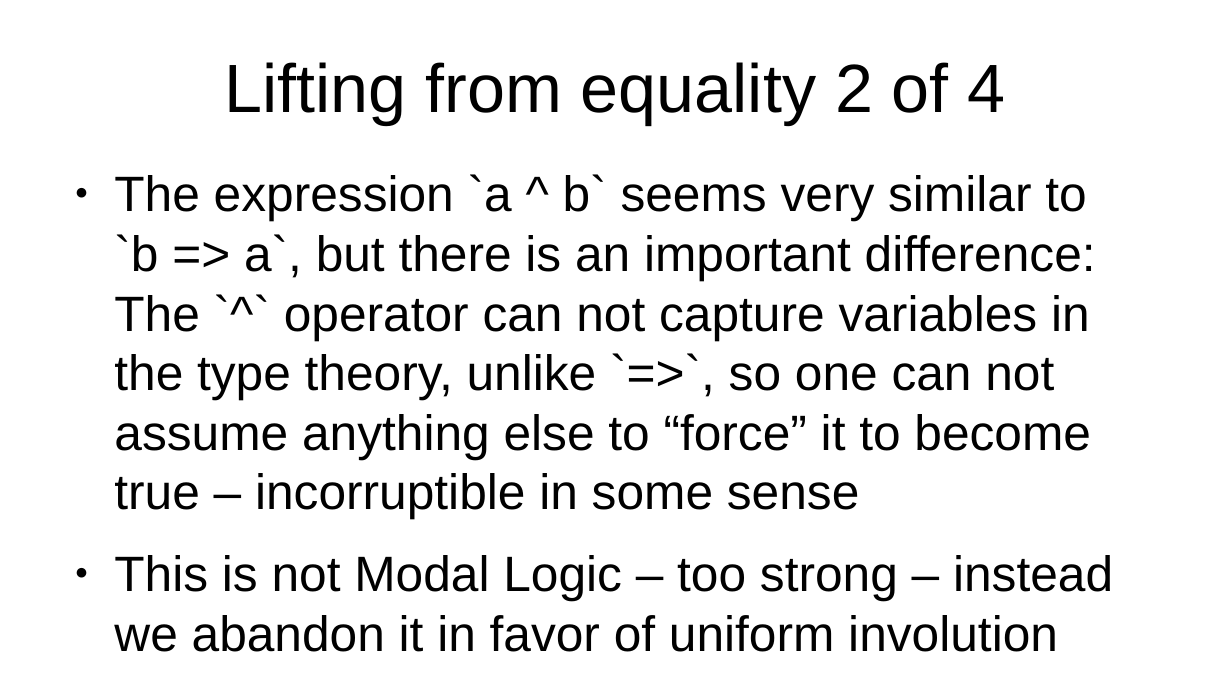
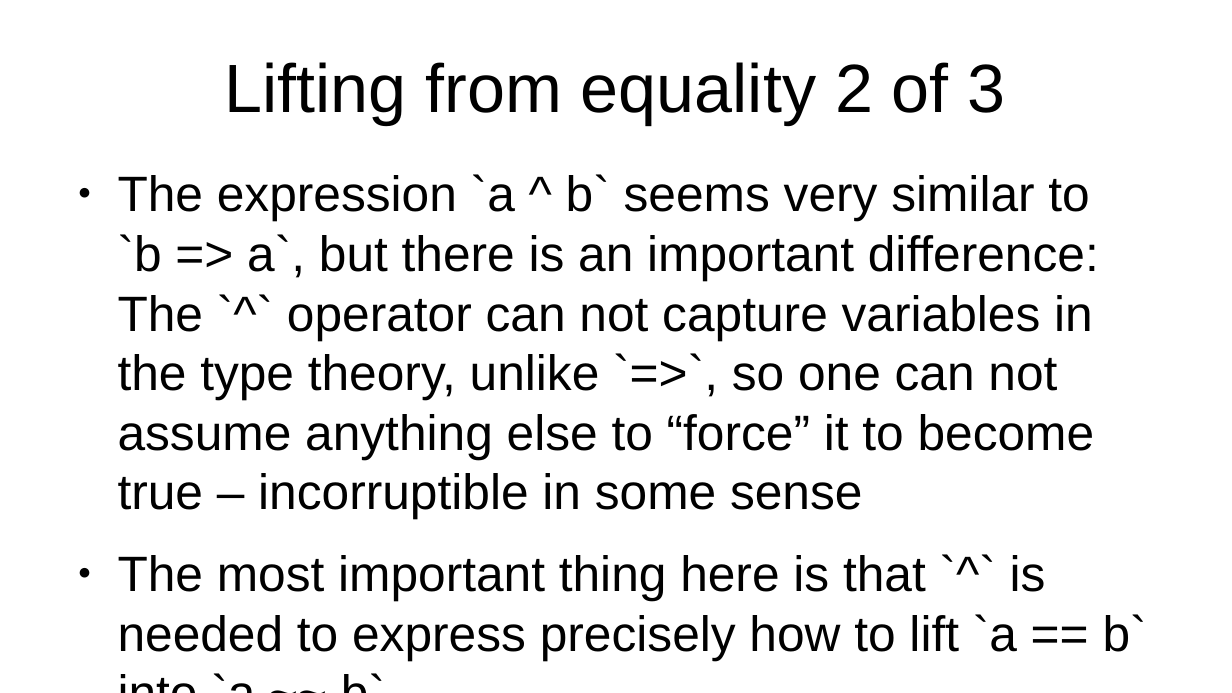
Before and after one commit to advancedresearch/path_semantics, a slide deck: slide 16 of papers-wip2/introduction-to-the-core-axiom.odp. Drawn at 1232x693 pixels with LibreOffice and Linux fonts; fonts in the diff are those of the drawing. Boxes give left, top, right and bottom in pixels: in the first picture for what was removed or moved away, otherwise in the second. Text is boxed around its words. In the diff, an @@ line names an element or a change of style, - is before the commit and + after.

```diff
--- a/papers-wip2/introduction-to-the-core-axiom.odp
+++ b/papers-wip2/introduction-to-the-core-axiom.odp
@@ title at [225,62,1006,125]: text changed @@
-Lifting from equality 2 of 4
+Lifting from equality 2 of 3
@@ text at [118,555,1147,660]: text changed @@
-● This is not Modal Logic – too strong – instead we abandon it in favor of uniform involution
+● The most important thing here is that `^` is needed to express precisely how to lift `a == b` into `a ~~ b`
```
Also in this commit, not shown: 3 other slides changed, 1 slide removed, 3 other files.
